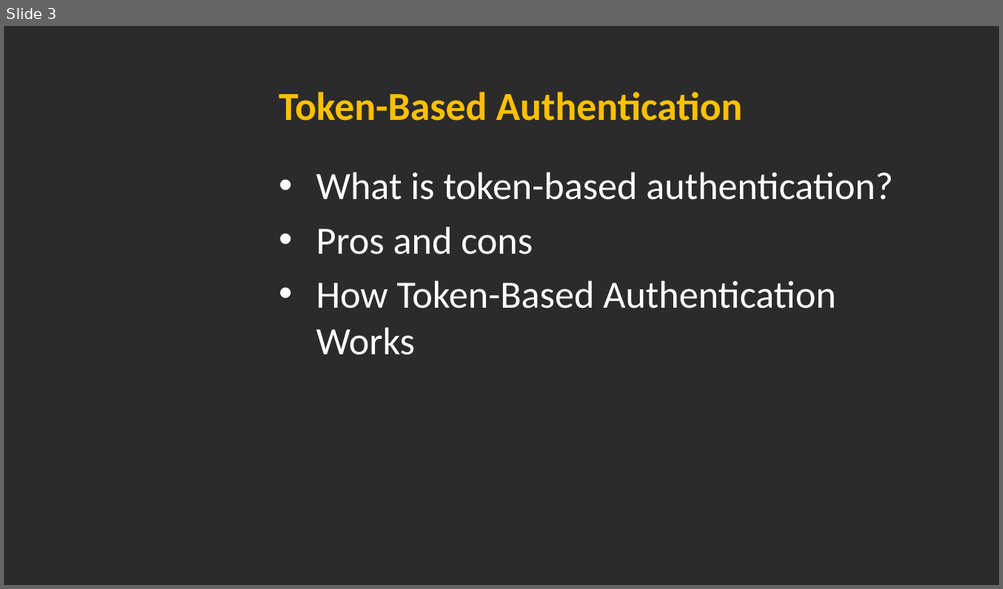
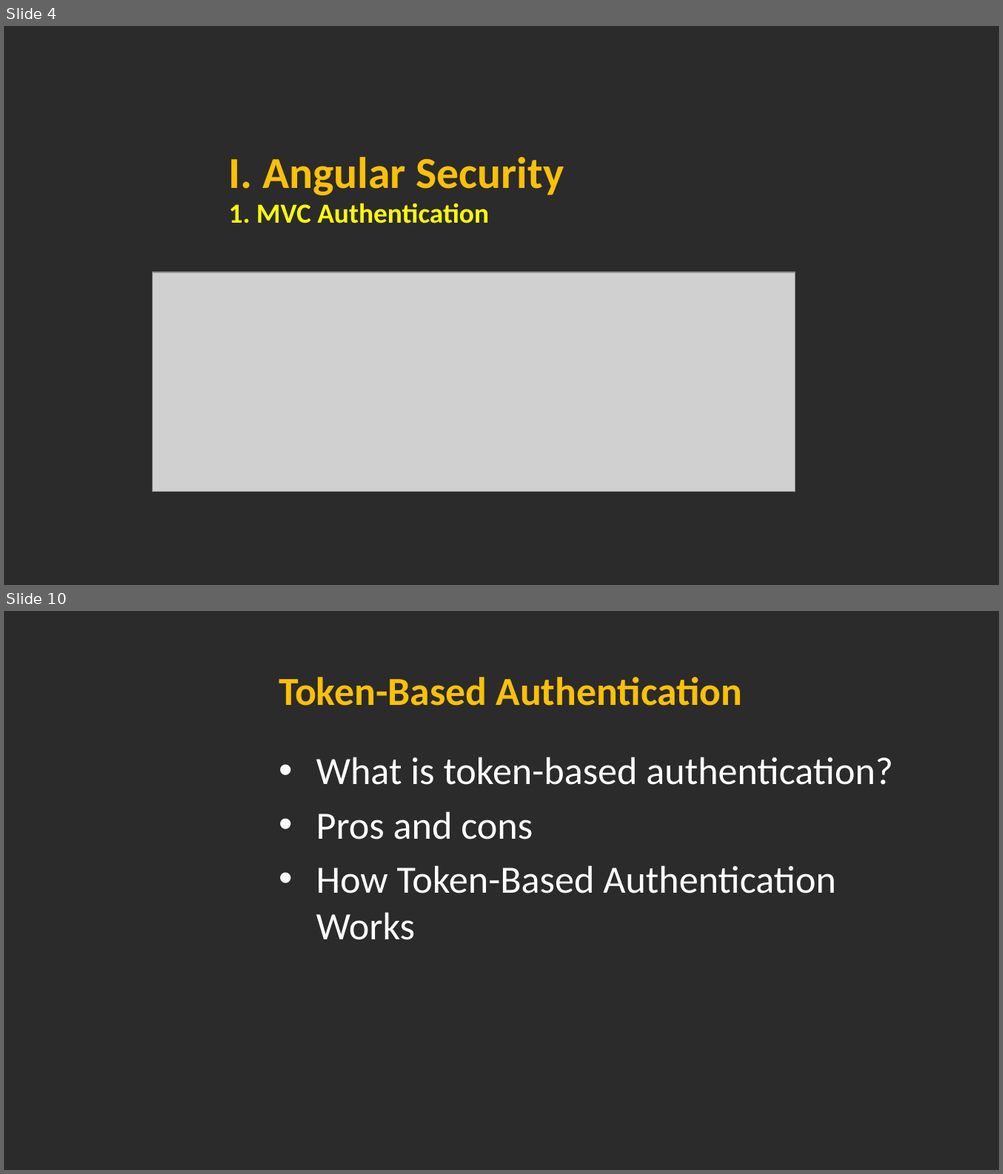
Before and after one commit to hoangmyit/Angular-NetCoreAuthenticationWithJWT, a slide deck: 1. Documents/AngularAuthenticationAndAuthorization.pptx. Shown one above the other, each under a label of ours: slide 3 before the commit, slides 4 and 10 after it; the slides between them are not shown. The pictures are 1003x589 and 1003x1174 pixels, drawn with LibreOffice and Linux fonts; fonts in the diff are those of the drawing; grey boxes stand for pictures; background and template pictures are left out; a plain dark background stands for a picture behind light text. Boxes give left, top, right and bottom in pixels: in the first picture for what was removed or moved away, otherwise in the second. Text is boxed around its words. In the diff, an @@ line names an element or a change of style, - is before the commit and + after.

```diff
--- a/1. Documents/AngularAuthenticationAndAuthorization.pptx
+++ b/1. Documents/AngularAuthenticationAndAuthorization.pptx
@@ slide 4 added at box(4, 26, 999, 585), background picture (left out) @@
@@ text added at box(229, 157, 563, 195), 32 pt, text #FFC000, bold @@
+I. Angular Security
@@ text added at box(229, 203, 489, 224), 20 pt, text #FFFF00, bold @@
+1. MVC Authentication
@@ picture added at box(152, 272, 794, 492) @@
@@ what was slide 3 is now slide 10 @@
```
Also in this commit, not shown: 15 slides changed, 6 other slides added.
